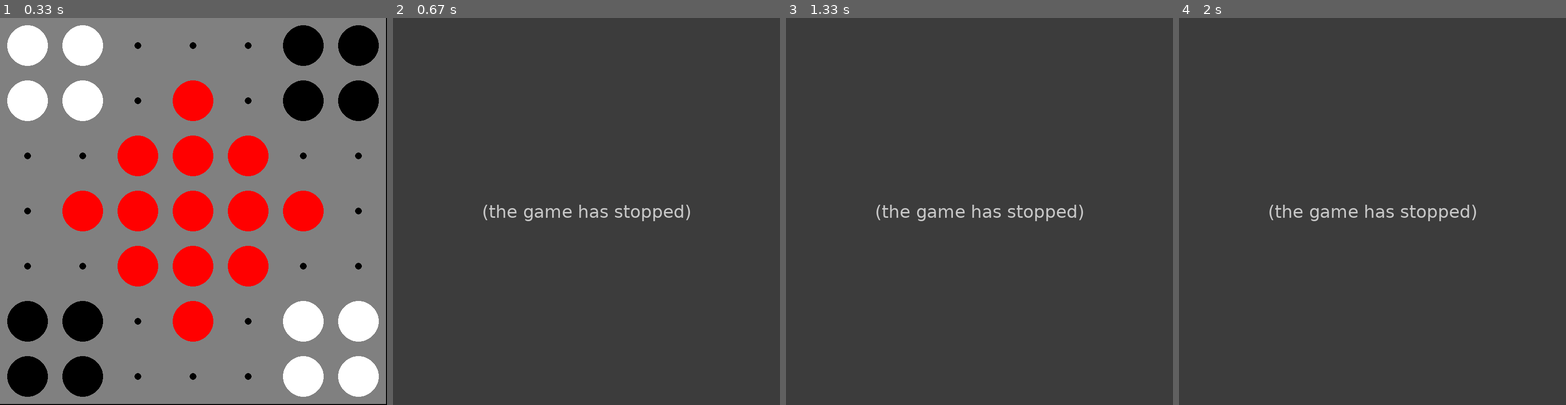
Above: before the commit, frames 1-4 (left to right).
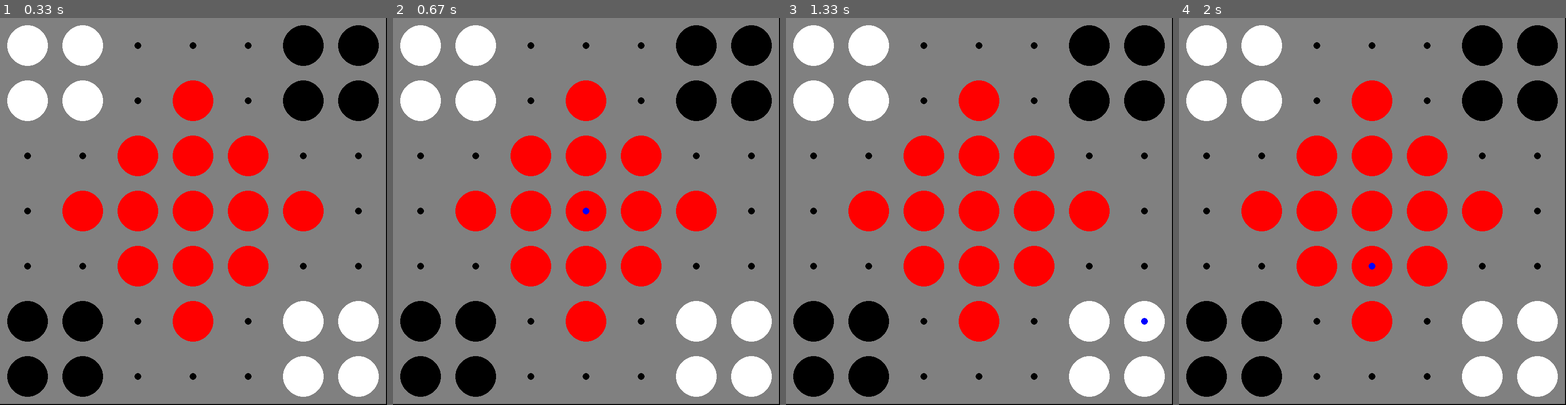
Above: after the commit, the same moments.

Repository: moonmaster36/Kuba
Game: pygame game, started from KubaGame/main_game.py
Same seed, same stepped clock (60 frames per second), same inputs: the game is played once before the commit and once after it.
Inputs (mouse positions are in pixels of both pictures, inside the frame that each line leads up to):
- Up to frame 1 (0.33 s): no input
- Up to frame 2 (0.67 s): click (586, 211) at 0.38 s
- Up to frame 3 (1.33 s): click (886, 215) at 0.72 s; click (1122, 346) at 1.05 s
- Up to frame 4 (2 s): click (1233, 199) at 1.38 s; click (1376, 254) at 1.72 s

Frame 1 is identical in both runs. In frame 2, 100% of the frame differs, in the area x 0-100%, y 0-100%; in frame 3, 100%; in frame 4, 100%.
Error before the commit: AttributeError: 'Board' object has no attribute 'get_marble' (kuba.py line 70); the game stopped at 0.38 s (later frames are placeholders)

Commit message:
100% finished structuring Board.py

Diff:
--- a/KubaGame/board.py
+++ b/KubaGame/board.py
@@ -12,13 +12,13 @@
         self.p1 = Player(p1[0], p1[1])
         self.p2 = Player(p2[0], p2[1])
         self.board = [[' ' for _ in range(ROWS)] for _ in range(COLS)]
+        self.current_turn = self.p1.get_name() if self.p1.get_marble_color() == 'W' else self.p2.get_name()
+        self.ko_rule_violated = False
+        self.winner = None
+        self.selected_marble_coords = None
         self.board_copy = None
         self.red_marbles = 13
         self.white_marbles = self.black_marbles = 8
-        self.current_turn = self.p1.get_name() if self.p1.get_marble_color() == 'W' else self.p2.get_name()
-        self.winner = None
-        self.selected_marble_coords = None
-        self.ko_rule_violated = False
         self.setupBoard()
 
     def get_player(self, playername: str):
@@ -30,6 +30,32 @@
 
     def get_current_turn(self):
         return self.current_turn
+
+    def set_current_turn(self, x):
+        self.current_turn = x
+
+    def get_ko_rule_violated(self):
+        return self.ko_rule_violated
+
+    def get_winner(self):
+        return self.winner
+
+    def set_winner(self, x):
+        self.winner = x
+
+    def check_for_winner(self, current_player, opponent_player) -> bool:
+        """
+        Immediately after a move has been made, determines if the player that made the
+            move has won the game.
+        :param current_player: player that just made a move.
+        :param opponent_player: opponent of current_player
+        :return: True if the player has won
+        :return: False if the player has not won
+        """
+        pass
+
+    def set_selected_marble_coords(self, x):
+        self.selected_marble_coords = x
 
     def get_marble_count(self):
         white, black, red = 0, 0, 0
@@ -44,20 +70,41 @@
                     red += 1
         return white, black, red
 
-    def get_winner(self):
-        return self.winner
-
-    def get_ko_rule_violated(self):
-        return self.ko_rule_violated
-
-    def set_selected_marble_coords(self, x):
-        self.selected_marble_coords = x
-
-    def set_turn(self, x):
-        self.current_turn = x
-
-    def set_winner(self, x):
-        self.winner = x
+    def get_marble(self, coords: tuple):
+        """Return the marble at the given position"""
+        row = coords[0]
+        col = coords[1]
+        # Determine if coords are valid
+        if 0 <= row < ROWS and 0 <= col < COLS:
+            return self.board[row][col]
+
+    def get_opposite_marble(self, coords: tuple, direction: str):
+        """
+        - Used in validate_move to check the space opposite of the desired move direction
+        - Returns marble in space opposite of direction.
+        - If no marble in space opposite, returns None.
+        :param coords: marble location
+        :param direction: direction of desired move
+        :return:
+        """
+        row = coords[0]
+        col = coords[1]
+        candidate_coords = None
+        # Check if marble exists in opposite location of direction of move.
+        # Check forward space.
+        if direction == 'B':
+            candidate_coords = (row - 1, col)  # Check forward space.
+        # Check
+        if direction == 'R':
+            candidate_coords = (row, col - 1)  # Check left space.
+
+        if direction == 'F':
+            candidate_coords = (row + 1, col)  # Check backward space.
+
+        if direction == 'L':
+            candidate_coords = (row, col + 1)  # Check right space
+        opposite_marble = self.get_marble(candidate_coords)
+        return opposite_marble
 
     def make_move(self, playername: str, coords: tuple, direction: str) -> bool:
         """
@@ -313,17 +360,6 @@
         for i in range(len(temp_row)):
             row_input[i] = temp_row[i]
         return True
-
-    def check_for_winner(self, current_player, opponent_player) -> bool:
-        """
-        Immediately after a move has been made, determines if the player that made the
-            move has won the game.
-        :param current_player: player that just made a move.
-        :param opponent_player: opponent of current_player
-        :return: True if the player has won
-        :return: False if the player has not won
-        """
-        pass
 
     def setupBoard(self):
         # Top left
